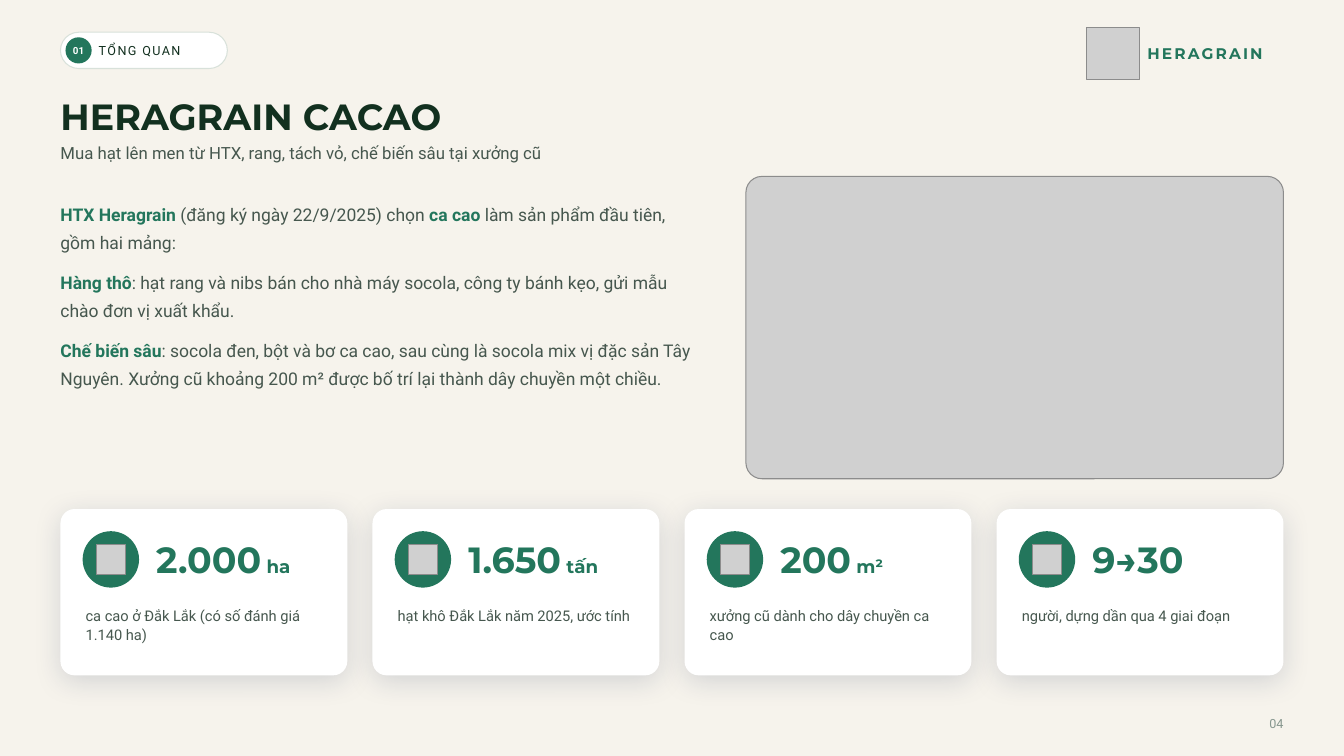
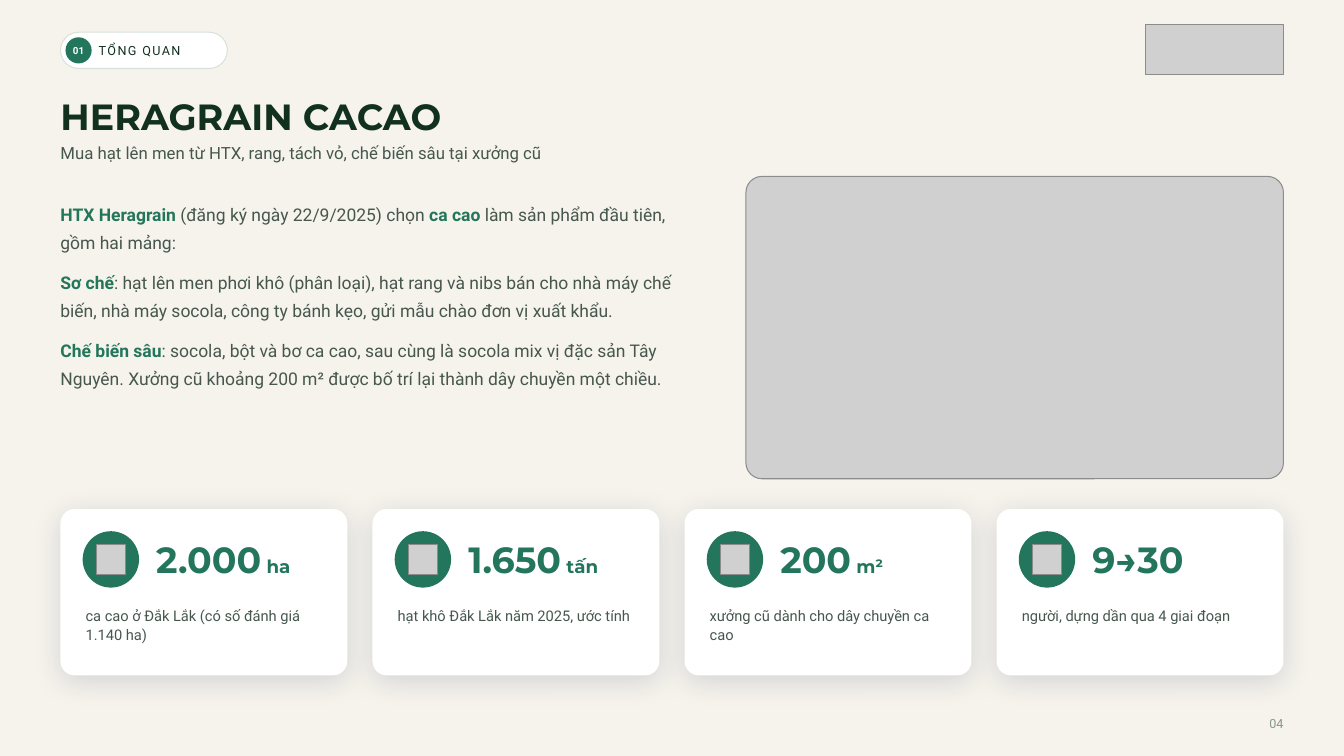
Before and after one commit to dakojsc-maker/ATL--DAKO, a slide deck: slide 4 of heragrain-cacao/2-tong-quan-bo-may/Heragrain-Cacao_Tong-quan-bo-may-quy-trinh-chung-nhan.pptx. Drawn at 1344x756 pixels with LibreOffice and Linux fonts; fonts in the diff are those of the drawing; grey boxes stand for pictures; background and template pictures are left out. Boxes give left, top, right and bottom in pixels: in the first picture for what was removed or moved away, otherwise in the second. Text is boxed around its words. In the diff, an @@ line names an element or a change of style, - is before the commit and + after.

```diff
--- a/heragrain-cacao/2-tong-quan-bo-may/Heragrain-Cacao_Tong-quan-bo-may-quy-trinh-chung-nhan.pptx
+++ b/heragrain-cacao/2-tong-quan-bo-may/Heragrain-Cacao_Tong-quan-bo-may-quy-trinh-chung-nhan.pptx
@@ picture removed at (x1=1087, y1=27, x2=1139, y2=80) @@
@@ picture added at (x1=1145, y1=24, x2=1284, y2=75) @@
@@ text removed at (x1=1147, y1=48, x2=1262, y2=59) @@
-HERAGRAIN
@@ text at (x1=60, y1=274, x2=671, y2=389): text changed @@
-Hàng thô: hạt rang và nibs bán cho nhà máy socola, công ty bánh kẹo, gửi mẫu chào đơn vị xuất khẩu.
-Chế biến sâu: socola đen, bột và bơ ca cao, sau cùng là socola mix vị đặc sản Tây Nguyên. Xưởng cũ khoảng 200 m² được bố trí lại thành dây chuyền một chiều.
+Sơ chế: hạt lên men phơi khô (phân loại), hạt rang và nibs bán cho nhà máy chế biến, nhà máy socola, công ty bánh kẹo, gửi mẫu chào đơn vị xuất khẩu.
+Chế biến sâu: socola, bột và bơ ca cao, sau cùng là socola mix vị đặc sản Tây Nguyên. Xưởng cũ khoảng 200 m² được bố trí lại thành dây chuyền một chiều.
```
Also in this commit, not shown: 26 other slides changed, 2 slides added, 32 other files.
